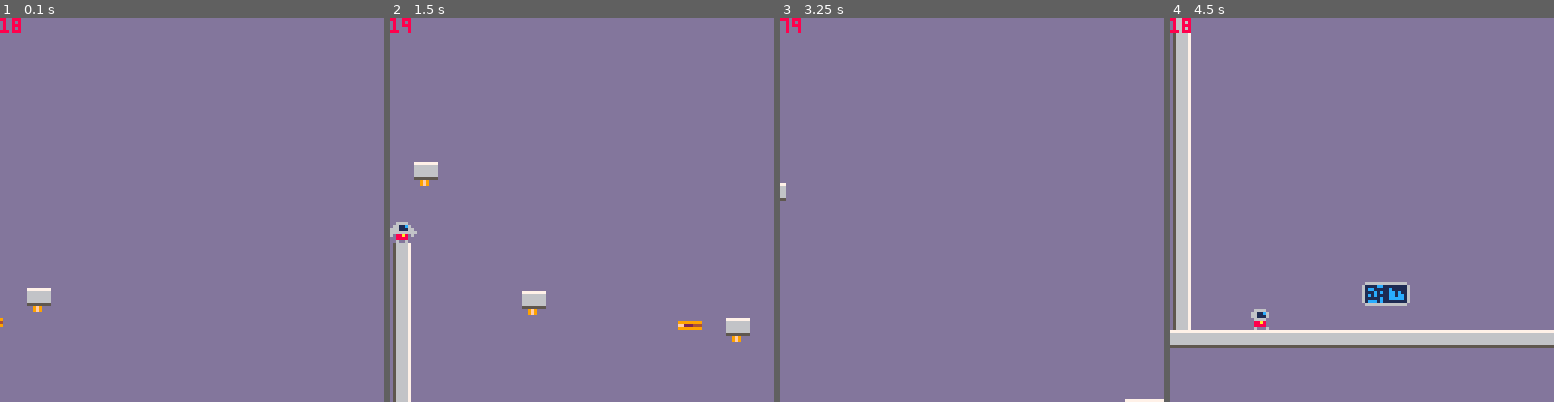
Above: before the commit, frames 1-4 (left to right).
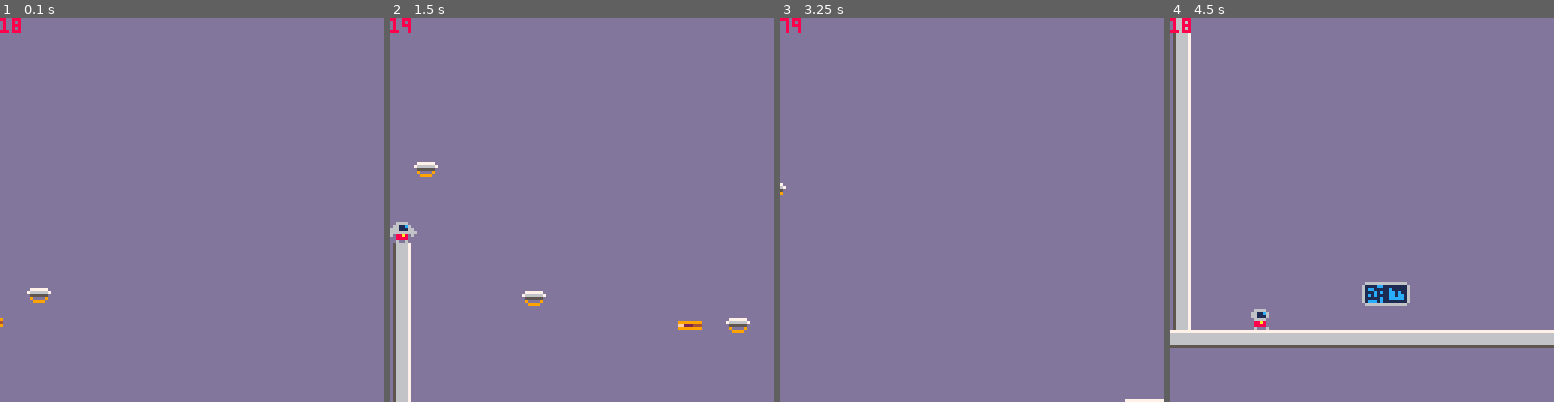
Above: after the commit, the same moments.

Repository: jgradim/gameoff-2020
Game: PICO-8 cartridge moonshot.p8
Two runs of this game, one before a commit and one after it. Both use one fixed random seed, a clock stepped at 60 frames per second and the inputs below.
Inputs:
- Up to frame 1 (0.1 s): no input
- Up to frame 2 (1.5 s): tap X (X key) at 0.33, 1.07 s; tap O (Z key) at 0.7 s
- Up to frame 3 (3.25 s): hold Right 1.6-2.1 s; tap O (Z key) every 0.4 s from 1.7 to 2.9 s; tap X (X key) at 1.85, 2.97 s; hold Up 2.15-2.42 s; hold Right 2.47-3.03 s; hold Left from 3.08 s (still down)
- Up to frame 4 (4.5 s): tap O (Z key) at 3.3, 3.7, 4.1 s; release Left at 3.58 s; hold Down 3.63-3.97 s; hold Right from 4.02 s (still down); tap X (X key) at 4.08 s

The runs differ from the first frame. In frame 1, 0.3% of the frame differs, in the area x 7-14%, y 70-77%; in frame 2, 0.8%, in the area x 6-94%, y 37-85%; in frame 3, less than 0.1%; in frame 4, nothing differs.

Commit message:
Use correct platform sprite

Diff:
--- a/moonshot.p8
+++ b/moonshot.p8
@@ -26,7 +26,7 @@
 sp_spark_length=4
 sp_player_jump=3
 sp_player_glide=5
-sp_platform=72
+sp_platform=48
 sp_button_on=104
 sp_button_off=105
 sp_door_opened=87
